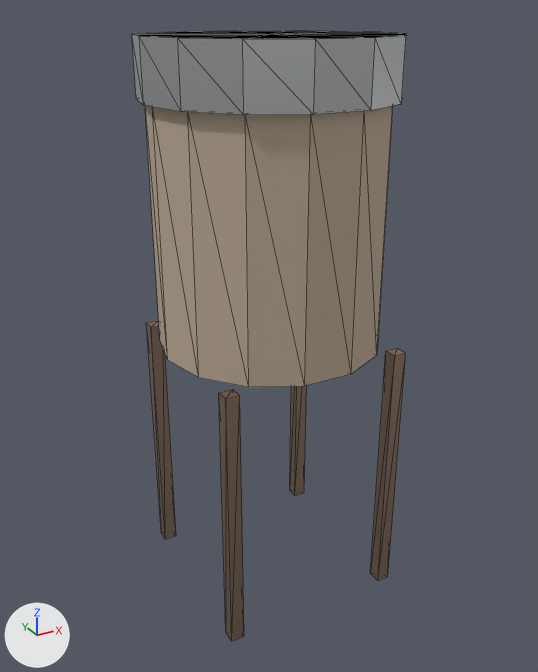
Before and after pictures for a commit that changed the glTF model public/models/props/water_tank.glb.
Camera for both pictures: a 50 mm lens placed at (-3.17, -5.74, 5.49), pointed at (-0.02, -0.01, 2.62). Every picture has the same lights, and +X, +Y and +Z are marked at lower left. The older version comes first. Mesh edges are drawn as thin lines. Where no turn or scale is listed for an object, it has been applied to the vertices. Vertices at exactly the same position are counted once.

Names of what the first picture shows: 'props_water_tank'.
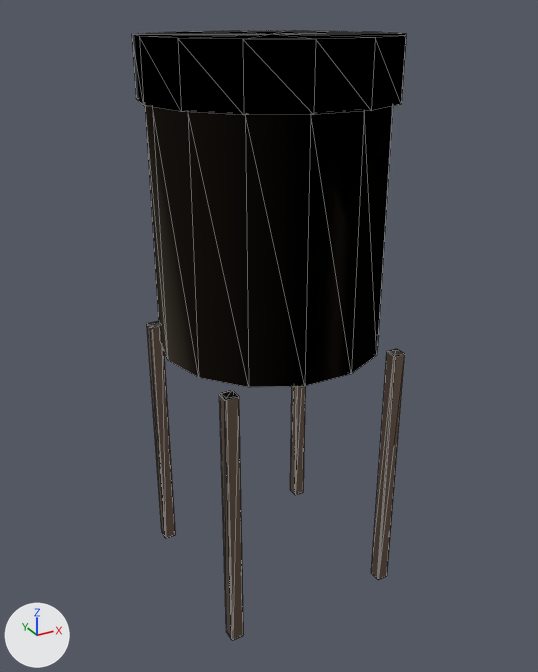
What differs and where, as boxes (x1, y1, x2, y2) in the pictures (538 x 672 px):
'props_water_tank', recoloured, reshaped (darker)
    before: (132, 30, 406, 641)
    after: (132, 30, 406, 640)
part 1 of me_props_water_tank, rebuilt
    before: (146, 321, 176, 539)
    after: (147, 321, 176, 538)
part 2 of me_props_water_tank, rebuilt
    before: (219, 389, 244, 641)
    after: (219, 390, 244, 640)
part 3 of me_props_water_tank, rebuilt
    before: (290, 386, 306, 496)
    after: (290, 386, 306, 495)
part 4 of me_props_water_tank, rebuilt
    before: (370, 348, 406, 581)
    after: (371, 349, 405, 580)

What changed in the scene script:
```text
Change mat_metal_rust:
    where n0 = _N.new('ShaderNodeBsdfPrincipled'); n0.name = 'Principled BSDF'
    remove n0.inputs[0].default_value = (0.45, 0.32, 0.24, 1.0)  # 'Base Color', beige #b39986
    add n2 = _N.new('ShaderNodeMix'); n2.name = 'Mix'
    add n2.data_type = 'RGBA'
    add n2.blend_type = 'MULTIPLY'
    add n2.inputs[0].default_value = 1.0  # 'Factor'
    add n2.inputs[7].default_value = (0.45, 0.32, 0.24, 1.0)  # 'B', beige #b39986
    add n3 = _N.new('ShaderNodeVertexColor'); n3.name = 'Color Attribute'
    add _L.new(n2.outputs[2], n0.inputs[0])  # 'Result' to 'Base Color'
    add _L.new(n3.outputs[0], n2.inputs[6])  # 'Color' to 'A'
Change mat_timber_bare:
    where n0 = _N.new('ShaderNodeBsdfPrincipled'); n0.name = 'Principled BSDF'
    remove n0.inputs[0].default_value = (0.5, 0.4, 0.3, 1.0)  # 'Base Color', beige #bcaa95
    add n2 = _N.new('ShaderNodeMix'); n2.name = 'Mix'
    add n2.data_type = 'RGBA'
    add n2.blend_type = 'MULTIPLY'
    add n2.inputs[0].default_value = 1.0  # 'Factor'
    add n2.inputs[7].default_value = (0.5, 0.4, 0.3, 1.0)  # 'B', beige #bcaa95
    add n3 = _N.new('ShaderNodeVertexColor'); n3.name = 'Color Attribute'
    add _L.new(n2.outputs[2], n0.inputs[0])  # 'Result' to 'Base Color'
    add _L.new(n3.outputs[0], n2.inputs[6])  # 'Color' to 'A'
Change mat_metal_galv:
    where n0 = _N.new('ShaderNodeBsdfPrincipled'); n0.name = 'Principled BSDF'
    remove n0.inputs[0].default_value = (0.6, 0.62, 0.64, 1.0)  # 'Base Color', light grey #cbced1
    add n2 = _N.new('ShaderNodeMix'); n2.name = 'Mix'
    add n2.data_type = 'RGBA'
    add n2.blend_type = 'MULTIPLY'
    add n2.inputs[0].default_value = 1.0  # 'Factor'
    add n2.inputs[7].default_value = (0.6, 0.62, 0.64, 1.0)  # 'B', light grey #cbced1
    add n3 = _N.new('ShaderNodeVertexColor'); n3.name = 'Color Attribute'
    add _L.new(n2.outputs[2], n0.inputs[0])  # 'Result' to 'Base Color'
    add _L.new(n3.outputs[0], n2.inputs[6])  # 'Color' to 'A'
Change me_props_water_tank:
    used by ob_props_water_tank; location = (0.0, 0.0, 2.65)
    remove me_props_water_tank.from_pydata(...)  # 91 vertices, 160 faces; spans x -1.12..1.12, y -1.09..1.09, z -2.65..2.65
    add me_props_water_tank.from_pydata(...)  # 155 vertices, 288 faces; spans x -1.12..1.12, y -1.09..1.09, z -2.65..2.65
    me_props_water_tank part 1: the loose piece of 8 vertices spanning x -0.91..-0.78, y 0.78..0.91, z -2.65..-0.05 is rebuilt with 24 vertices and now spans x -0.91..-0.78, y 0.78..0.91, z -2.65..-0.05
    me_props_water_tank part 2: the loose piece of 8 vertices spanning x -0.91..-0.78, y -0.91..-0.78, z -2.65..-0.05 is rebuilt with 24 vertices and now spans x -0.91..-0.78, y -0.91..-0.78, z -2.65..-0.05
    me_props_water_tank part 3: the loose piece of 8 vertices spanning x 0.78..0.91, y 0.78..0.91, z -2.65..-0.05 is rebuilt with 24 vertices and now spans x 0.78..0.91, y 0.78..0.91, z -2.65..-0.05
    me_props_water_tank part 4: the loose piece of 8 vertices spanning x 0.78..0.91, y -0.91..-0.78, z -2.65..-0.05 is rebuilt with 24 vertices and now spans x 0.78..0.91, y -0.91..-0.78, z -2.65..-0.05
```
